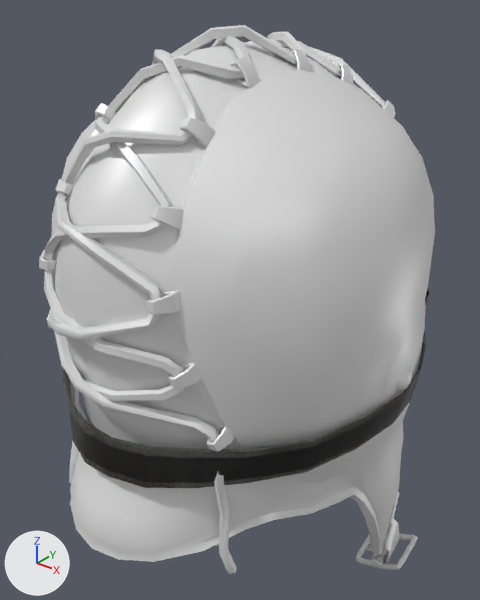
The glTF model client/public/3DAssets/hats/aviatorHelmet/aviatorHelmet.gltf: old version first, new version second.
One viewpoint serves both versions: a camera (50 mm lens) standing at (1.95, -2.44, 1.35) and looking at (-0.25, 0.31, -0.36). Lighting does not change. The marker at lower left points along +X, +Y and +Z. Where no turn or scale is listed for an object, it has been applied to the vertices. Vertices at the same position are counted once.

In view in the first picture: 'googles', 'helmet'.
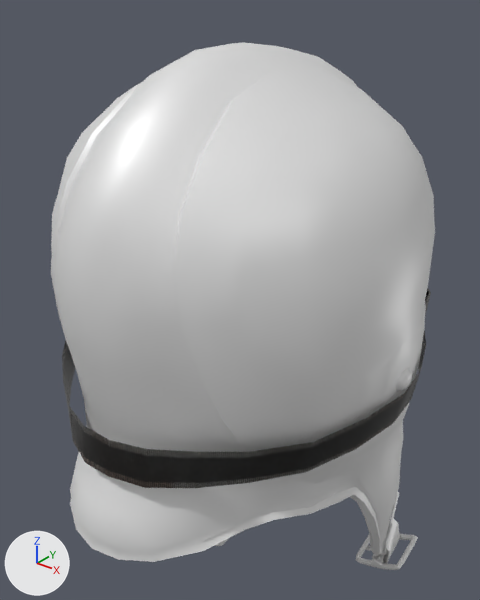
What the commit changed:
me_object_0_001 is used by ob_helmet; location (0.0, 0.0, 0.0).
me_object_0_001 had 3171 vertices, 6210 faces and spanned x -0.98..0.97, y -1.09..1.2, z -3.29..1.17.
me_object_0_001 now has 2004 vertices, 3872 faces and spans x -0.98..0.97, y -1.09..1.2, z -3.29..1.09.
me_object_0_001 part 1: 18 loose pieces with 1137 vertices, spanning x -0.53..0.56, y -1.08..0.91, z -1.11..1.17, are deleted.

Boxes [x1, y1, x2, y2] around the edits, measured in the pictures (480 x 600 px):
'helmet', reshaped: before [39, 25, 435, 574]; after [51, 42, 435, 570]
part 1 of me_object_0_001, deleted: before [39, 25, 395, 574]
